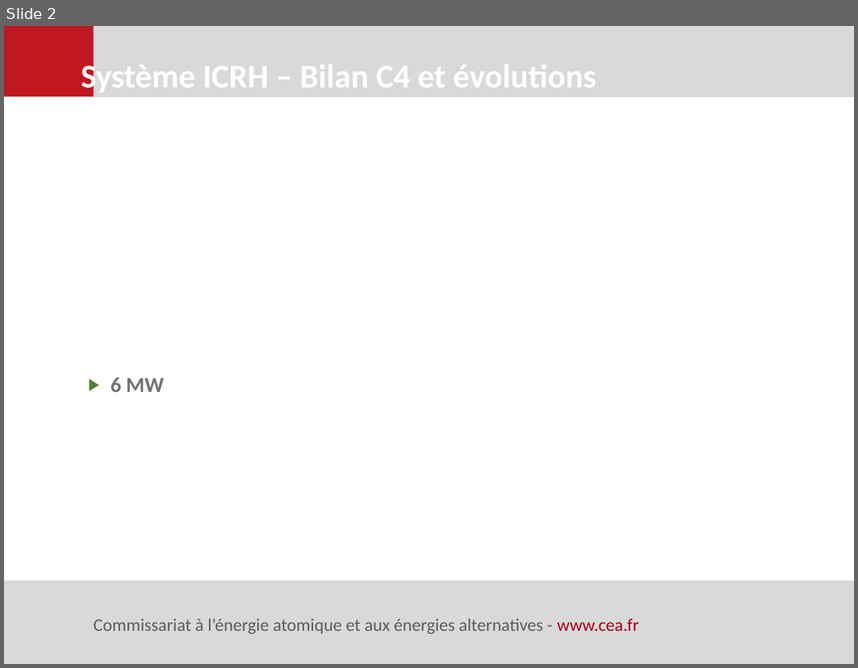
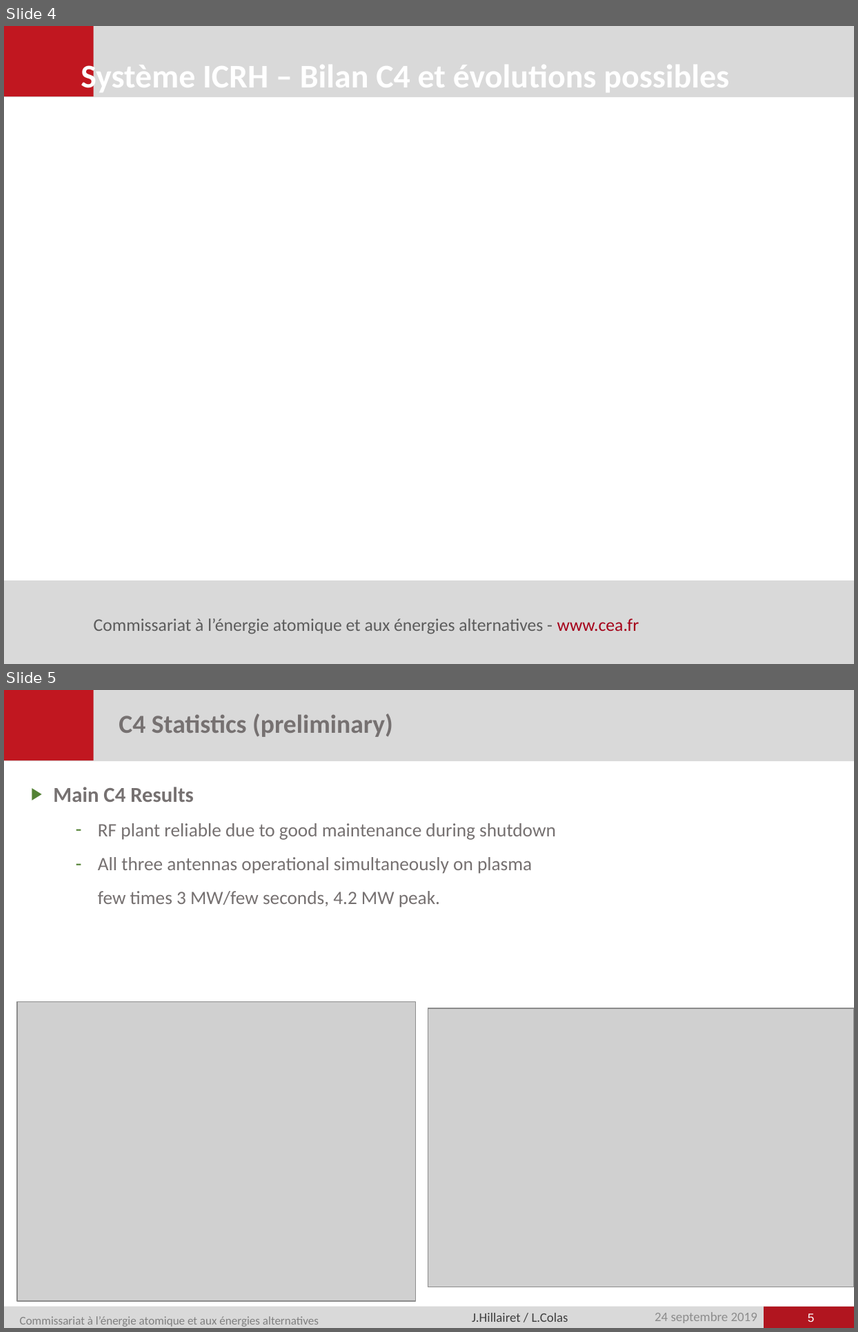
Before and after one commit to jhillairet/WEST_C4, a slide deck: presentations/2019-09-24_Evolutions possibles systeme ICRH de WEST.pptx. Shown one above the other, each under a label of ours: slide 2 before the commit, slides 4 and 5 after it. The pictures are 858x668 and 858x1332 pixels, drawn with LibreOffice and Linux fonts; fonts in the diff are those of the drawing; grey boxes stand for pictures; background and template pictures are left out. Boxes give left, top, right and bottom in pixels: in the first picture for what was removed or moved away, otherwise in the second. Text is boxed around its words. In the diff, an @@ line names an element or a change of style, - is before the commit and + after.

```diff
--- a/presentations/2019-09-24_Evolutions possibles systeme ICRH de WEST.pptx
+++ b/presentations/2019-09-24_Evolutions possibles systeme ICRH de WEST.pptx
@@ slide 5 added at <box>4,690,854,1328</box>, background #FFFFFF; not listed: 4 template elements that a slide beside it also shows @@
@@ title added at <box>119,713,393,737</box>, 22 pt, text #767171, bold @@
+C4 Statistics (preliminary)
@@ text added at <box>53,787,556,907</box>, 16 pt, text #767171 @@
+▶ Main C4 Results
+  – RF plant reliable due to good maintenance during shutdown
+  – All three antennas operational simultaneously on plasma
+    few times 3 MW/few seconds, 4.2 MW peak.
@@ picture added at <box>18,1002,417,1301</box> @@
@@ picture added at <box>428,1008,854,1286</box> @@
@@ text added at <box>20,1316,319,1326</box>, 10 pt, text #808080 @@
+Commissariat à l’énergie atomique et aux énergies alternatives
@@ text added at <box>472,1312,568,1321</box>, 11 pt, text #3F3F3F @@
+J.Hillairet / L.Colas
@@ text added at <box>655,1312,757,1323</box>, 11 pt, text #8C8C8C @@
+24 septembre 2019
@@ page number added at <box>808,1313,815,1321</box>, 10 pt, text #FFFFFF @@
+5
@@ what was slide 2 is now slide 4 @@
@@ slide 4 changed as well @@
@@ text at <box>81,56,729,96</box>: text changed @@
-Système ICRH – Bilan C4 et évolutions
+Système ICRH – Bilan C4 et évolutions possibles
@@ text removed at <box>110,377,164,392</box> @@
-▶ 6 MW
```
Also in this commit, not shown: 1 other slide changed, 20 other slides added, 17 other files.
